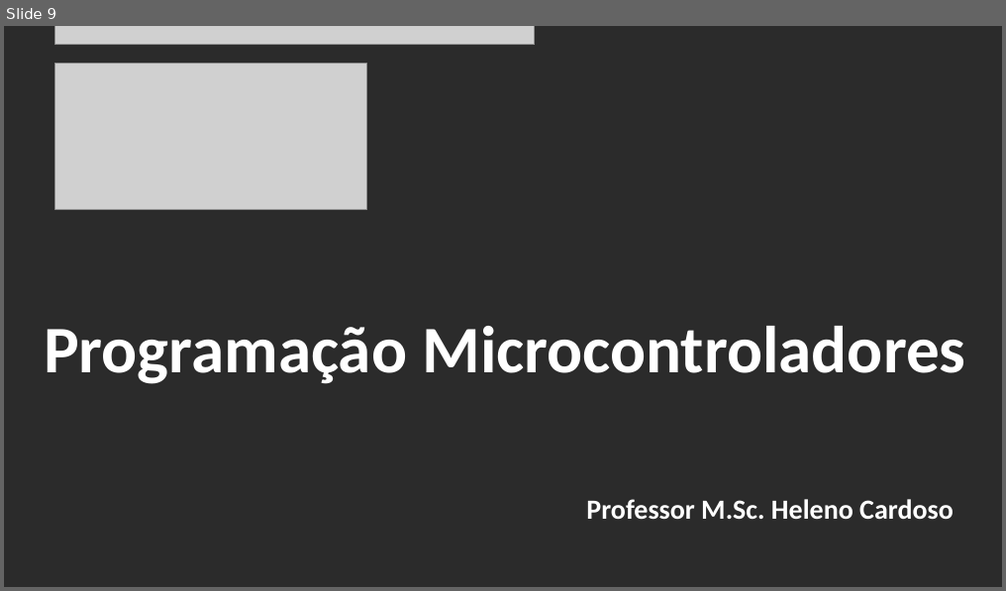
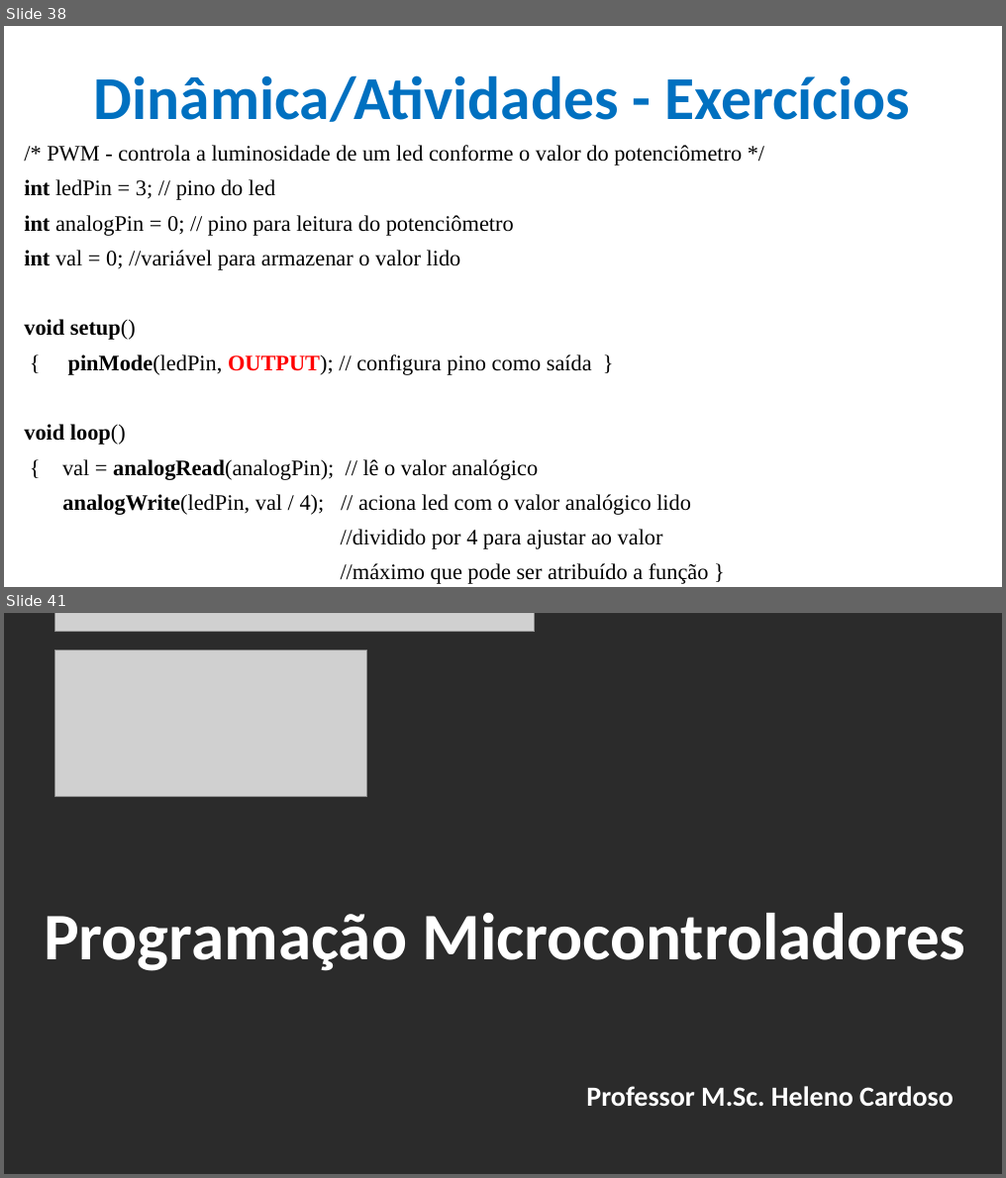
Before and after one commit to CloudEducationBrazil/WydenArea1ProgramacaoMicrocontroladores, a slide deck: 01 Classes/Aula 06 - Programação Microcontroladores - Periféricos Integrados - Temporizadores e PWM.pptx. Shown one above the other, each under a label of ours: slide 9 before the commit, slides 38 and 41 after it; the slides between them are not shown. The pictures are 1006x591 and 1006x1178 pixels, drawn with LibreOffice and Linux fonts; fonts in the diff are those of the drawing; grey boxes stand for pictures; background and template pictures are left out; a plain dark background stands for a picture behind light text. Boxes give left, top, right and bottom in pixels: in the first picture for what was removed or moved away, otherwise in the second. Text is boxed around its words. In the diff, an @@ line names an element or a change of style, - is before the commit and + after.

```diff
--- a/01 Classes/Aula 06 - Programação Microcontroladores - Periféricos Integrados - Temporizadores e PWM.pptx
+++ b/01 Classes/Aula 06 - Programação Microcontroladores - Periféricos Integrados - Temporizadores e PWM.pptx
@@ slide 38 added at bbox=[4, 26, 1002, 587], background picture (left out) @@
@@ title added at bbox=[94, 76, 910, 122], 44 pt, text #0070C0, bold @@
+Dinâmica/Atividades - Exercícios
@@ text added at bbox=[24, 145, 742, 584], 16 pt, text #000000 @@
+/* PWM - controla a luminosidade de um led conforme o valor do potenciômetro */
+int ledPin = 3; // pino do led
+int analogPin = 0; // pino para leitura do potenciômetro
+int val = 0; //variável para armazenar o valor lido
+void setup()
+{ pinMode(ledPin, OUTPUT); // configura pino como saída }
+void loop()
+{ val = analogRead(analogPin); // lê o valor analógico
+analogWrite(ledPin, val / 4); // aciona led com o valor analógico lido
+//dividido por 4 para ajustar ao valor
+//máximo que pode ser atribuído a função }
@@ what was slide 9 is now slide 41 @@
```
Also in this commit, not shown: 6 slides changed, 32 other slides added, 1 slide removed, 4 other files.
